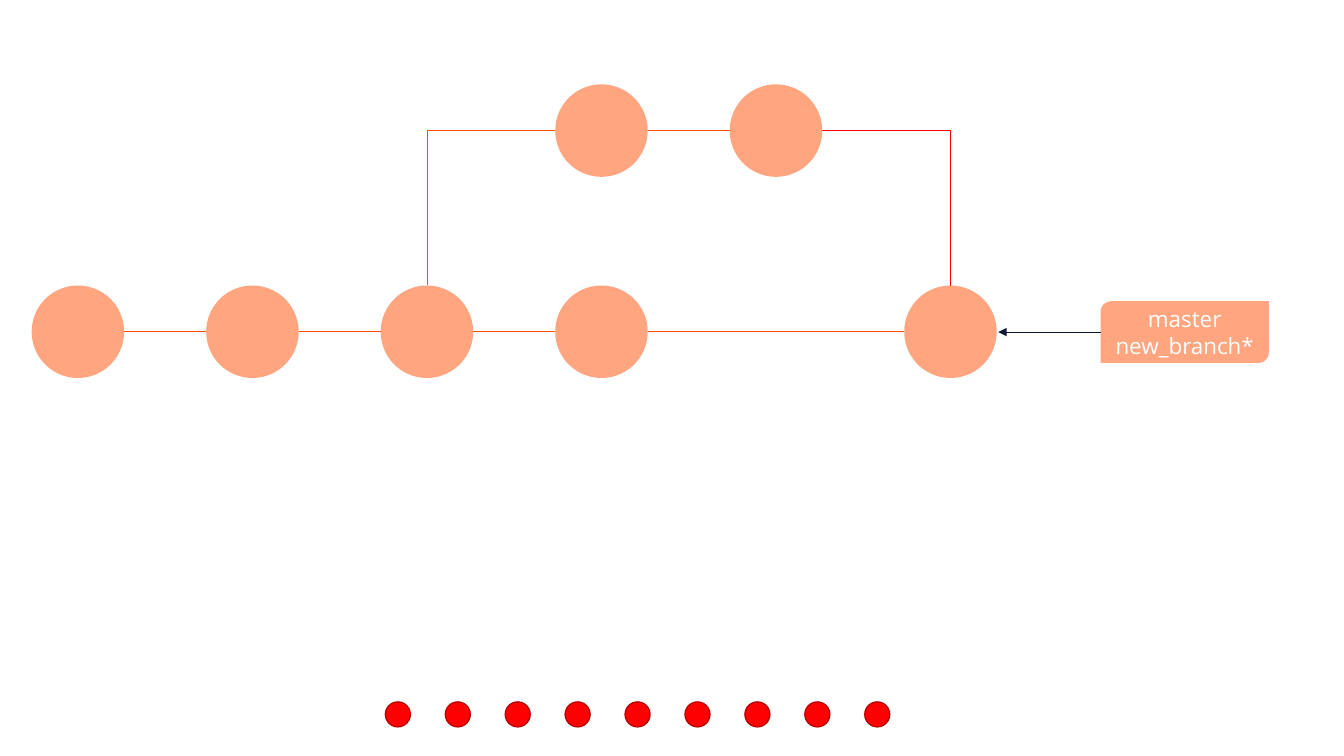
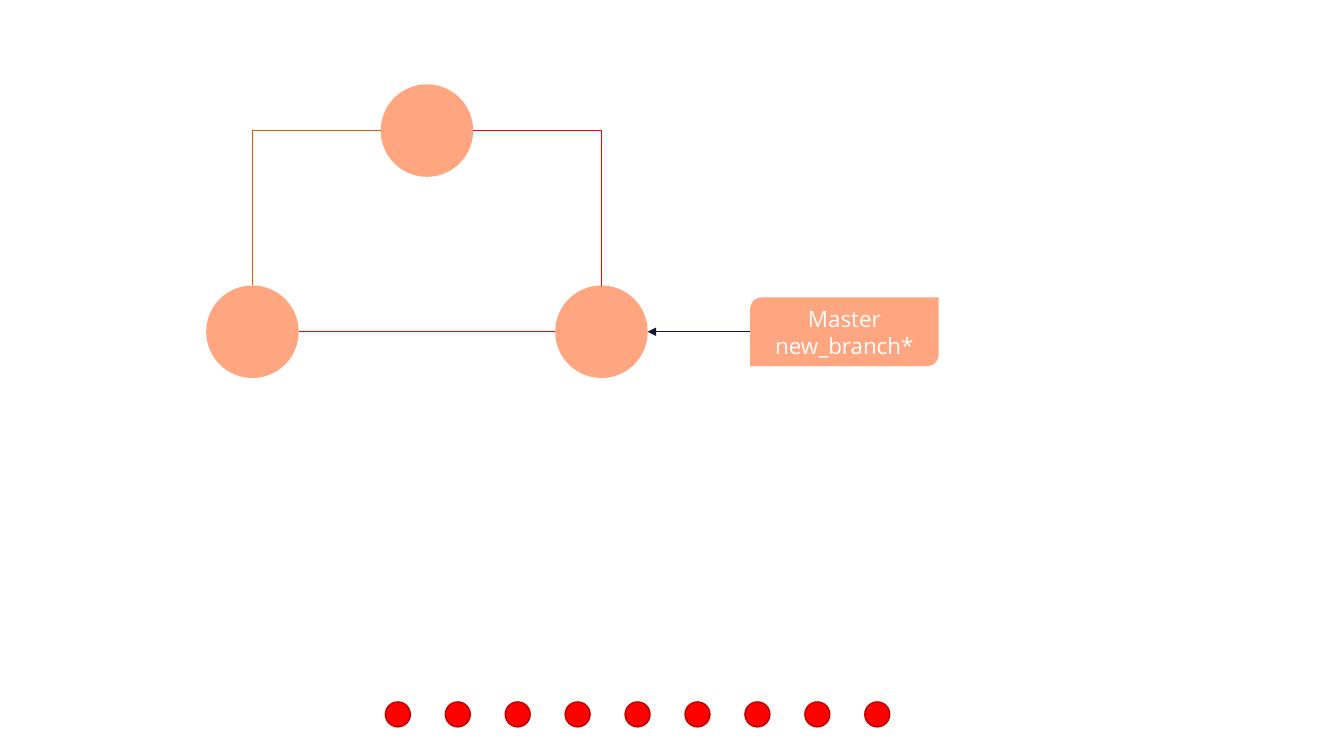
Before and after one commit to e815135/Shiny-App-Project, a slide deck: slide 52 of making basic workflow diagram.pptx. Drawn at 1344x756 pixels with LibreOffice and Linux fonts; fonts in the diff are those of the drawing. Boxes give left, top, right and bottom in pixels: in the first picture for what was removed or moved away, otherwise in the second. Text is boxed around its words. In the diff, an @@ line names an element or a change of style, - is before the commit and + after.

```diff
--- a/making basic workflow diagram.pptx
+++ b/making basic workflow diagram.pptx
@@ ellipse moved from (x1=556, y1=85, x2=648, y2=177) to (x1=381, y1=85, x2=474, y2=177) @@
@@ ellipse removed at (x1=730, y1=85, x2=823, y2=177) @@
@@ elbow line moved from (427, 285) - (556, 131) to (252, 285) - (381, 131) @@
@@ elbow line moved from (823, 131) - (951, 285) to (473, 131) - (602, 285) @@
@@ line removed from (648, 131) to (730, 131) @@
@@ round diag rect "Master" resized from (x1=1101, y1=301, x2=1269, y2=363) to (x1=750, y1=297, x2=939, y2=366) @@
@@ ellipse removed at (x1=904, y1=285, x2=997, y2=378) @@
@@ text in round diag rect at (x1=808, y1=311, x2=881, y2=327): text changed @@
-master
+Master
@@ group removed at (x1=31, y1=285, x2=474, y2=378): 2 ellipses, 2 lines @@
@@ line added from (298, 332) to (556, 332), #FF0000 0.5 pt @@
@@ line removed from (473, 332) to (556, 332) @@
@@ arrow moved from (1101, 332) - (998, 332) to (750, 332) - (648, 332) @@
@@ line removed from (648, 332) to (904, 332) @@
```
Also in this commit, not shown: 8 other slides changed, 10 slides added, 20 other files.
